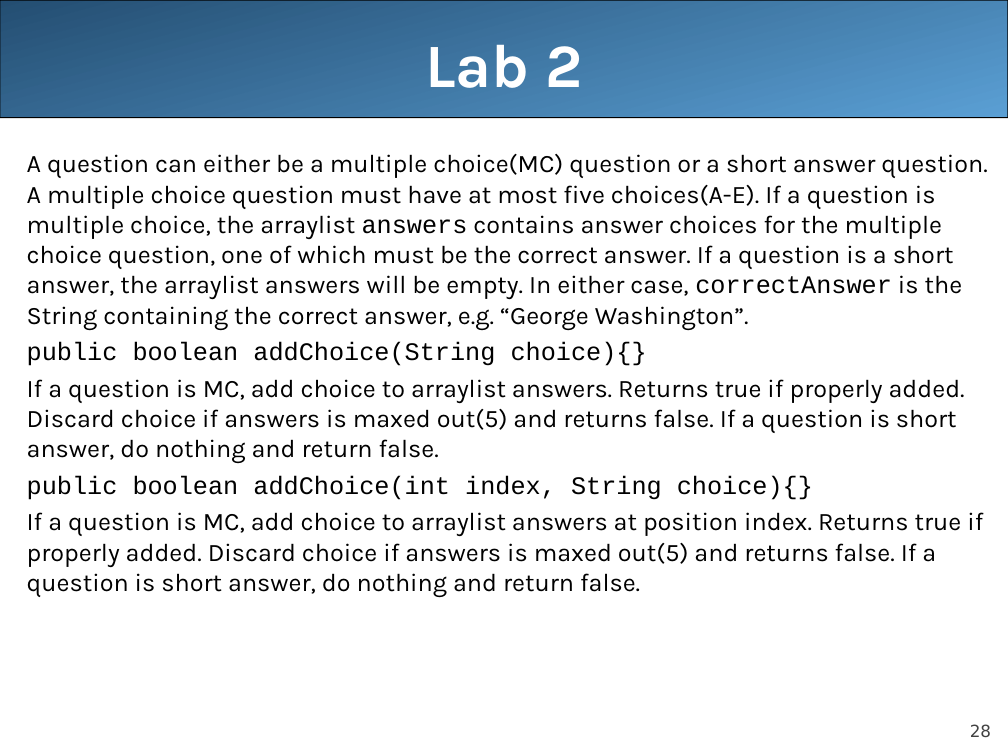
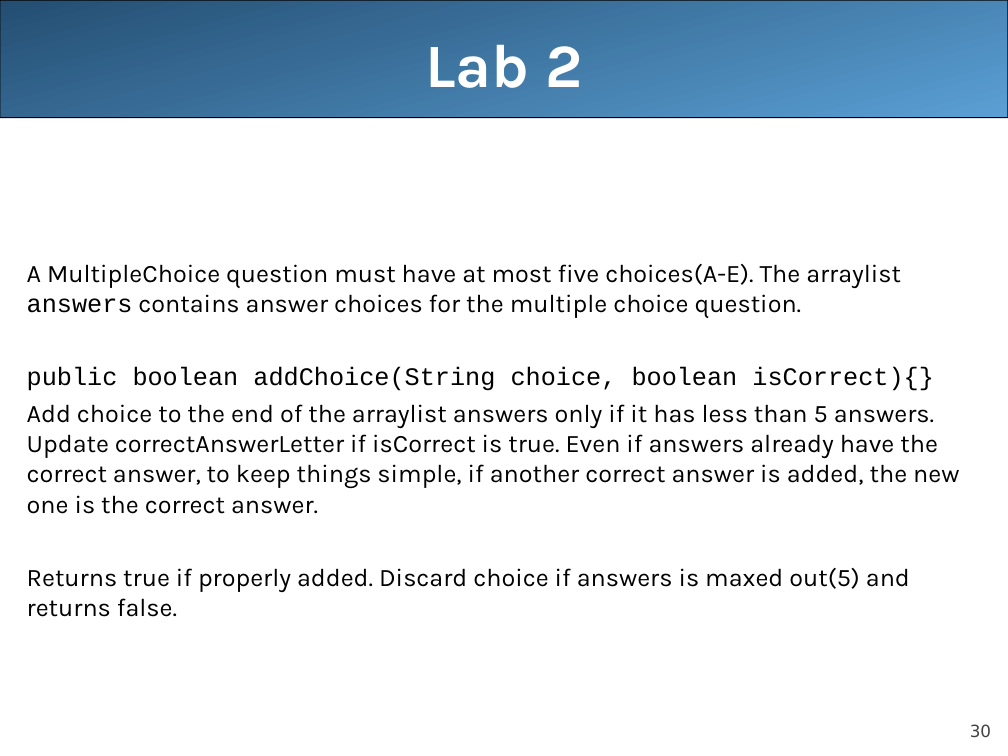
Before and after one commit to LongBaoNguyen/longbaonguyen.github.io, a slide deck: slide 30 of courses/apcsa/lecture16.ppt (slide 28 before the commit). Drawn at 1008x756 pixels with LibreOffice and Linux fonts; fonts in the diff are those of the drawing. Boxes give left, top, right and bottom in pixels: in the first picture for what was removed or moved away, otherwise in the second. Text is boxed around its words. In the diff, an @@ line names an element or a change of style, - is before the commit and + after.

Commit message:
arraylist

```diff
--- a/courses/apcsa/lecture16.ppt
+++ b/courses/apcsa/lecture16.ppt
@@ text at (27, 264, 959, 617): text changed @@
-A question can either be a multiple choice(MC) question or a short answer question. A multiple choice question must have at most five choices(A-E). If a question is multiple choice, the arraylist answers contains answer choices for the multiple choice question, one of which must be the correct answer. If a question is a short answer, the arraylist answers will be empty. In either case, correctAnswer is the String containing the correct answer, e.g. “George Washington”.
-public boolean addChoice(String choice){}
-If a question is MC, add choice to arraylist answers. Returns true if properly added. Discard choice if answers is maxed out(5) and returns false. If a question is short answer, do nothing and return false.
-public boolean addChoice(int index, String choice){}
-If a question is MC, add choice to arraylist answers at position index. Returns true if properly added. Discard choice if answers is maxed out(5) and returns false. If a question is short answer, do nothing and return false.
+A MultipleChoice question must have at most five choices(A-E). The arraylist answers contains answer choices for the multiple choice question.
+public boolean addChoice(String choice, boolean isCorrect){}
+Add choice to the end of the arraylist answers only if it has less than 5 answers. Update correctAnswerLetter if isCorrect is true. Even if answers already have the correct answer, to keep things simple, if another correct answer is added, the new one is the correct answer.
+Returns true if properly added. Discard choice if answers is maxed out(5) and returns false.
@@ page number at (970, 724, 991, 738): text changed @@
-28
+30
```
Also in this commit, not shown: 28 other slides changed, 3 slides added, 1 slide removed, 4 other files.
